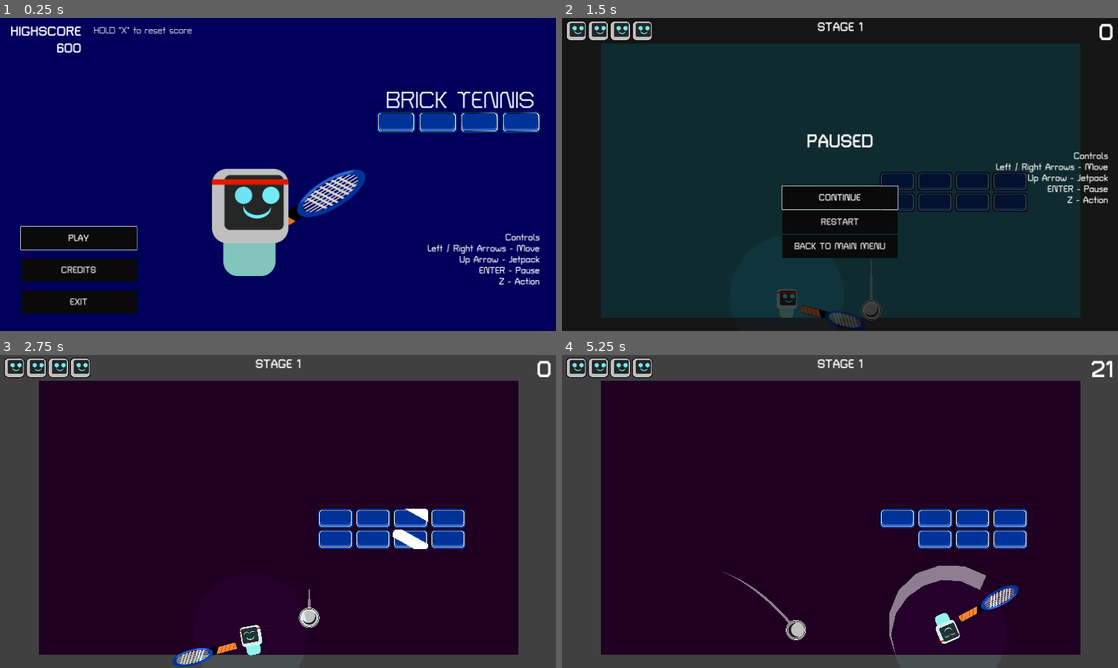
Above: before the commit, frames 1-4 (two rows, left to right).
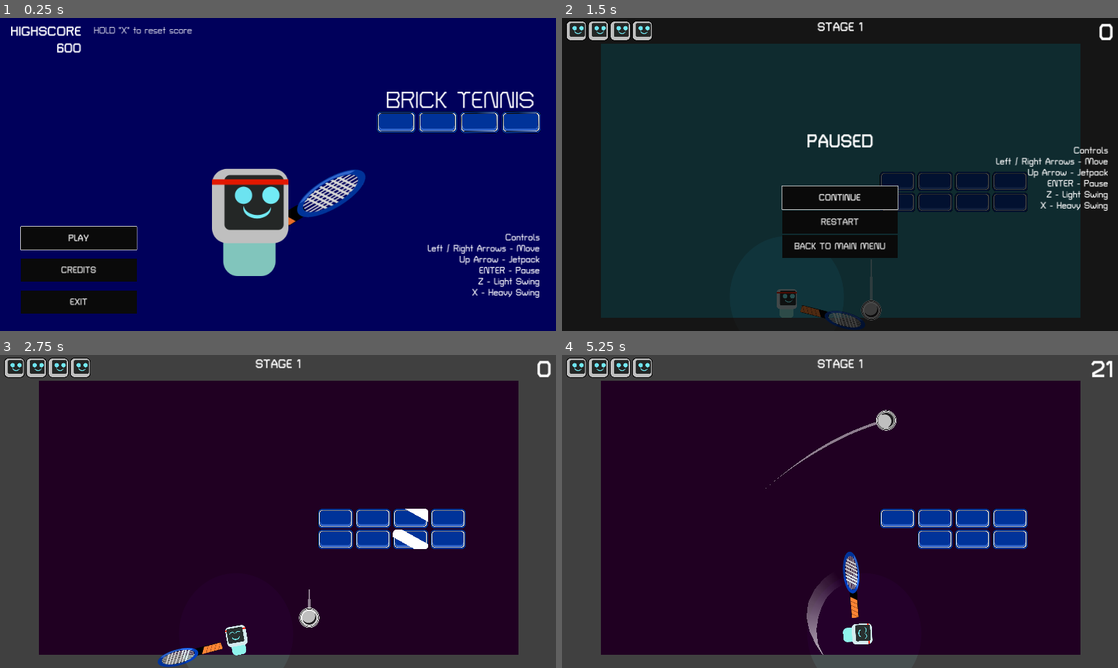
Above: after the commit, the same moments.

Repository: mathew-tran/bricktennis
Game: Godot game, scene res://Scenes/Title.tscn
Two runs of this game, one before a commit and one after it. Both use one fixed random seed, a clock stepped at 60 frames per second and the inputs below.
Inputs (mouse positions are in pixels of both pictures, inside the frame that each line leads up to):
- Up to frame 1 (0.25 s): no input
- Up to frame 2 (1.5 s): click "PLAY" at 0.5 s; tap Enter (pause) at 1.25 s; move the mouse to (962, 158) at 1.27 s; hold Right (move_right) from 1.28 s (still down); hold Right mouse button (right_click) from 1.28 s (still down)
- Up to frame 3 (2.75 s): tap Z (shoot) at 1.55, 2.1 s; move the mouse to (166, 527) at 2.02 s; release Right (move_right) at 2.03 s; release Right mouse button (right_click) at 2.03 s; hold Left (move_left) from 2.03 s (still down); right-click (166, 527) at 2.3 s
- Up to frame 4 (5.25 s): move the mouse to (895, 442) at 2.77 s; release Left (move_left) at 2.78 s; hold Up (jetpack) 2.78-3.53 s; hold Right (move_right) 2.78-4.28 s; tap Z (shoot) at 3.05, 4.35 s; move the mouse to (812, 574) at 3.52 s; right-click (812, 574) at 3.6 s; move the mouse to (1006, 558) at 4.27 s; hold Left (move_left) from 4.28 s (still down); move the mouse to (673, 464) at 5.02 s; right-click (673, 464) at 5.1 s

The runs differ from the first frame. In frame 1, 0.3% of the frame differs, in the area x 84-98%, y 82-90%; in frame 2, 1.5%; in frame 3, 1.1%; in frame 4, 3.3%, in the area x 29-83%, y 17-96%.

Commit message:
speed up actions, and also make ball slide back into level if it flies out

Diff:
--- /dev/null
+++ b/Art/GroundBlock.svg
@@ -0,0 +1,59 @@
+<?xml version="1.0" encoding="UTF-8" standalone="no"?>
+<!-- Created with Inkscape (http://www.inkscape.org/) -->
+
+<svg
+   width="16.933336mm"
+   height="16.933334mm"
+   viewBox="0 0 16.933336 16.933334"
+   version="1.1"
+   id="svg1"
+   xmlns:inkscape="http://www.inkscape.org/namespaces/inkscape"
+   xmlns:sodipodi="http://sodipodi.sourceforge.net/DTD/sodipodi-0.dtd"
+   xmlns="http://www.w3.org/2000/svg"
+   xmlns:svg="http://www.w3.org/2000/svg">
+  <sodipodi:namedview
+     id="namedview1"
+     pagecolor="#ffffff"
+     bordercolor="#000000"
+     borderopacity="0.25"
+     inkscape:showpageshadow="2"
+     inkscape:pageopacity="0.0"
+     inkscape:pagecheckerboard="0"
+     inkscape:deskcolor="#d1d1d1"
+     inkscape:document-units="mm"
+     inkscape:zoom="4.0567375"
+     inkscape:cx="298.8855"
+     inkscape:cy="184.01487"
+     inkscape:window-width="1920"
+     inkscape:window-height="1001"
+     inkscape:window-x="-7"
+     inkscape:window-y="-7"
+     inkscape:window-maximized="1"
+     inkscape:current-layer="layer1"
+     showguides="true">
+    <sodipodi:guide
+       position="34.616481,262.2976"
+       orientation="1,0"
+       id="guide2"
+       inkscape:locked="false" />
+  </sodipodi:namedview>
+  <defs
+     id="defs1" />
+  <g
+     inkscape:label="Layer 1"
+     inkscape:groupmode="layer"
+     id="layer1"
+     transform="translate(-60.294385,-33.921203)">
+    <rect
+       style="fill:#4b4d6c;fill-opacity:1;stroke:#4b4d6c;stroke-width:0.131443;stroke-linecap:round;stroke-opacity:1"
+       id="rect1"
+       width="16.801891"
+       height="16.801889"
+       x="60.360107"
+       y="33.986923"
+       ry="0"
+       inkscape:export-filename="GroundBlock.svg"
+       inkscape:export-xdpi="96"
+       inkscape:export-ydpi="96" />
+  </g>
+</svg>
--- a/Prefab/Ball.tscn
+++ b/Prefab/Ball.tscn
@@ -53,4 +53,7 @@
 [node name="HitEffect" type="Sprite2D" parent="."]
 texture = ExtResource("5_xhg0l")
 
+[node name="VisibleOnScreenNotifier2D" type="VisibleOnScreenNotifier2D" parent="."]
+
 [connection signal="body_shape_entered" from="." to="." method="_on_body_shape_entered"]
+[connection signal="screen_exited" from="VisibleOnScreenNotifier2D" to="." method="_on_visible_on_screen_notifier_2d_screen_exited"]
--- a/Prefab/Controls.tscn
+++ b/Prefab/Controls.tscn
@@ -13,5 +13,6 @@
 Left / Right Arrows - Move
 Up Arrow - Jetpack
 ENTER - Pause
-Z - Action"
+Z - Light Swing
+X - Heavy Swing"
 horizontal_alignment = 2
--- a/Prefab/GameManager.tscn
+++ b/Prefab/GameManager.tscn
@@ -2,7 +2,7 @@
 
 [ext_resource type="Script" path="res://Scripts/GameManager.gd" id="1_af3v3"]
 
-[node name="GameManager" type="Node2D"]
+[node name="GameManager" type="Node2D" groups=["GameManager"]]
 script = ExtResource("1_af3v3")
 
 [node name="MultiplierTimer" type="Timer" parent="."]
--- a/Scenes/Main.tscn
+++ b/Scenes/Main.tscn
@@ -15,6 +15,9 @@
 [sub_resource type="Curve" id="Curve_5kyxh"]
 _data = [Vector2(0, 0), 0.0, 0.0, 0, 0, Vector2(0.629707, 0.910266), 0.0, 0.0, 0, 0, Vector2(1, 1), 0.0, 0.0, 0, 0]
 point_count = 3
+
+[sub_resource type="Gradient" id="Gradient_7mfas"]
+colors = PackedColorArray(1, 1, 1, 0.690196, 1, 1, 1, 0)
 
 [node name="Node2D" type="Node2D"]
 
@@ -35,10 +38,12 @@
 width = 60.0
 width_curve = SubResource("Curve_5kyxh")
 default_color = Color(1, 1, 1, 0.490196)
+gradient = SubResource("Gradient_7mfas")
 joint_mode = 1
 script = ExtResource("8_ae6p0")
 ParentRef = NodePath("../Player/Hand/Racket/Node2D")
 bPlayerTrail = true
+MaxTrailAmount = 10
 
 [node name="BallTrail" type="Line2D" parent="." node_paths=PackedStringArray("ParentRef")]
 width_curve = SubResource("Curve_5kyxh")
--- a/Scenes/Title.tscn
+++ b/Scenes/Title.tscn
@@ -152,6 +152,12 @@
 autoplay = true
 
 [node name="Controls Label" parent="." instance=ExtResource("9_vdx75")]
+text = "Controls
+Left / Right Arrows - Move
+Up Arrow - Jetpack
+ENTER - Pause
+Z - Light Swing
+X - Heavy Swing"
 
 [node name="VBoxContainer" type="VBoxContainer" parent="."]
 offset_left = 72.0
--- a/Scripts/AutoLoad/Finder.gd
+++ b/Scripts/AutoLoad/Finder.gd
@@ -11,3 +11,9 @@
 	if result:
 		return result[0]
 	return null
+
+func GetGame() -> GameManager:
+	var result = get_tree().get_nodes_in_group("GameManager")
+	if result:
+		return result[0]
+	return null
--- a/Scripts/Ball.gd
+++ b/Scripts/Ball.gd
@@ -2,7 +2,7 @@
 
 class_name Ball
 
-var MaxSpeed = 1500
+var MaxSpeed = 2200
 var MinSpeed = 200
 var StartPosition = Vector2.ZERO
 
@@ -25,6 +25,8 @@
 
 	var tween = get_tree().create_tween()
 	tween.tween_property(self, "global_position", StartPosition, 1.5)
+	linear_velocity = Vector2.ZERO
+	angular_velocity = 0
 	await tween.finished
 	modulate = Color.WHITE
 	freeze = false
@@ -53,7 +55,8 @@
 		if body.CanHit():
 			ShowRacketHitEffect()
 			if body.HasStrengthened():
-				linear_velocity *= 2
+				linear_velocity *= 5
+				angular_velocity /= 3
 			body.Hit()
 	$HitSound.pitch_scale = randf_range(1, 1.2)
 	$HitSound.play()
@@ -63,3 +66,9 @@
 	tween.tween_property($Sprite2D, "scale", Vector2(1,1), .1)
 	await tween.finished
 	$Sprite2D.modulate = Color.WHITE
+
+
+func _on_visible_on_screen_notifier_2d_screen_exited():
+	EventManager.RewardPoints.emit(1, Finder.GetPlayer().global_position)
+	OnNewRoundInit()
+	OnNewRoundStart()
--- a/Scripts/Brick.gd
+++ b/Scripts/Brick.gd
@@ -37,6 +37,7 @@
 	if body is Ball:
 		if bIsDead:
 			return
+		Finder.GetGame().ApplySlow()
 		body.Hit()
 		body.ShowRacketHitEffect()
 		bIsDead = true
--- a/Scripts/FollowTrail.gd
+++ b/Scripts/FollowTrail.gd
@@ -5,7 +5,7 @@
 
 var Offset = Vector2.ZERO
 
-var MaxTrailAmount = 30
+@export var MaxTrailAmount = 30
 func _ready():
 	Offset = position
 
--- a/Scripts/GameManager.gd
+++ b/Scripts/GameManager.gd
@@ -1,4 +1,6 @@
 extends Node
+
+class_name GameManager
 
 var Points = 0
 var Multiplier = 1.0
@@ -13,6 +15,9 @@
 
 var StageLevel = 0
 var Levels = [0,1,2,3,4,5,6,7]
+
+var bHasSlowed = false
+
 func _ready():
 	EventManager.RewardPoints.connect(GivePoints)
 	EventManager.PlayerDeath.connect(OnPlayerDeath)
@@ -68,7 +73,15 @@
 
 	$MultiplierTimer.start()
 
-
+func ApplySlow():
+	if bHasSlowed:
+		return
+	bHasSlowed = true
+	Engine.time_scale = .8
+	var timer = get_tree().create_timer(.1)
+	await timer.timeout
+	bHasSlowed = false
+	Engine.time_scale = 1
 
 
 func _on_multiplier_timer_timeout():
--- a/Scripts/Player.gd
+++ b/Scripts/Player.gd
@@ -170,7 +170,7 @@
 	tween.set_trans(Tween.TRANS_CUBIC)
 	await tween.finished
 	tween = get_tree().create_tween()
-	tween.tween_property($Hand, "rotation_degrees", originalDegrees, .1)
+	tween.tween_property($Hand, "rotation_degrees", originalDegrees, .05)
 	await tween.finished
 	bCanShoot = true
 	bSwinging = false
@@ -189,17 +189,11 @@
 	var tween = get_tree().create_tween()
 	PlayerRacket.SetIncreasedStrength(true)
 	bSwinging = true
-	tween.tween_property($Hand, "rotation_degrees", targetDegrees, .30)
+	tween.tween_property($Hand, "rotation_degrees", targetDegrees, .50)
 	tween.set_trans(Tween.TRANS_CUBIC)
 	await tween.finished
-	tween = get_tree().create_tween()
-	tween.tween_property($Hand, "rotation_degrees", originalDegrees, .1)
 	PlayerRacket.SetIncreasedStrength(false)
 	bSwinging = false
-	await tween.finished
-	tween = get_tree().create_tween()
-	tween.tween_property($Hand, "rotation_degrees", 0, 1.0)
-	await tween.finished
 	bCanShoot = true
 
 
@@ -220,6 +214,7 @@
 		EventManager.RewardPoints.emit(5, global_position)
 		EventManager.PlayerHit.emit()
 		var direction = Vector2.UP
+		Finder.GetGame().ApplySlow()
 
 		var sanitizePlayerPosition = global_position
 		direction = (global_position - body.global_position).normalized()
--- a/Scripts/Racket.gd
+++ b/Scripts/Racket.gd
@@ -3,6 +3,7 @@
 class_name Racket
 
 var bIsStrengthened = false
+var bCanHit = true
 
 func SetCollisionEnabled(bEnable):
 	$CollisionShape2D.set_deferred("disabled", !bEnable)
@@ -11,7 +12,21 @@
 	EventManager.RewardPoints.emit(1, global_position)
 	if CanHit() == false:
 		return
+	bCanHit = false
+
+	var tween = get_tree().create_tween()
+	var result = randi() % 2
+	var target = -2
+	if result == 0:
+		target = -target
+
+	tween.tween_property($Sprite2D, "rotation_degrees", target, .1)
+	await tween.finished
+	tween = get_tree().create_tween()
+	tween.tween_property($Sprite2D, "rotation_degrees", 0, .01)
+	await tween.finished
 	$AudioStreamPlayer2D.play()
+	bCanHit = true
 	$Timer.start()
 	SetCollisionEnabled(false)
 
@@ -19,7 +34,7 @@
 	SetCollisionEnabled(true)
 
 func CanHit():
-	return $CollisionShape2D.disabled == false
+	return $CollisionShape2D.disabled == false and bCanHit
 
 func HasStrengthened():
 	return bIsStrengthened
--- a/Scripts/UI/GameOverScreen.gd
+++ b/Scripts/UI/GameOverScreen.gd
@@ -14,7 +14,7 @@
 		if is_visible_in_tree():
 			Engine.time_scale = .8
 			var tween = get_tree().create_tween()
-			tween.tween_property(self, "scale", Vector2(1,1), .8)
+			tween.tween_property(self, "scale", Vector2(1,1), .2)
 			await tween.finished
 			$Panel/VBoxContainer/Button.grab_focus()
 			get_tree().paused = true
Not shown, added: Art/GroundBlock.svg.import
Not shown: 1 places in Scenes/Main.tscn that only renumber resources
